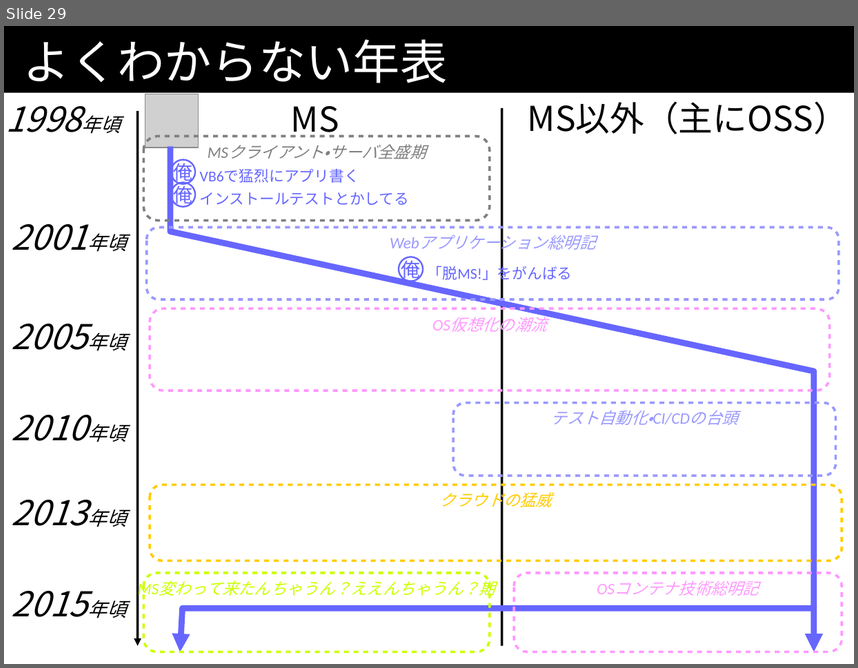
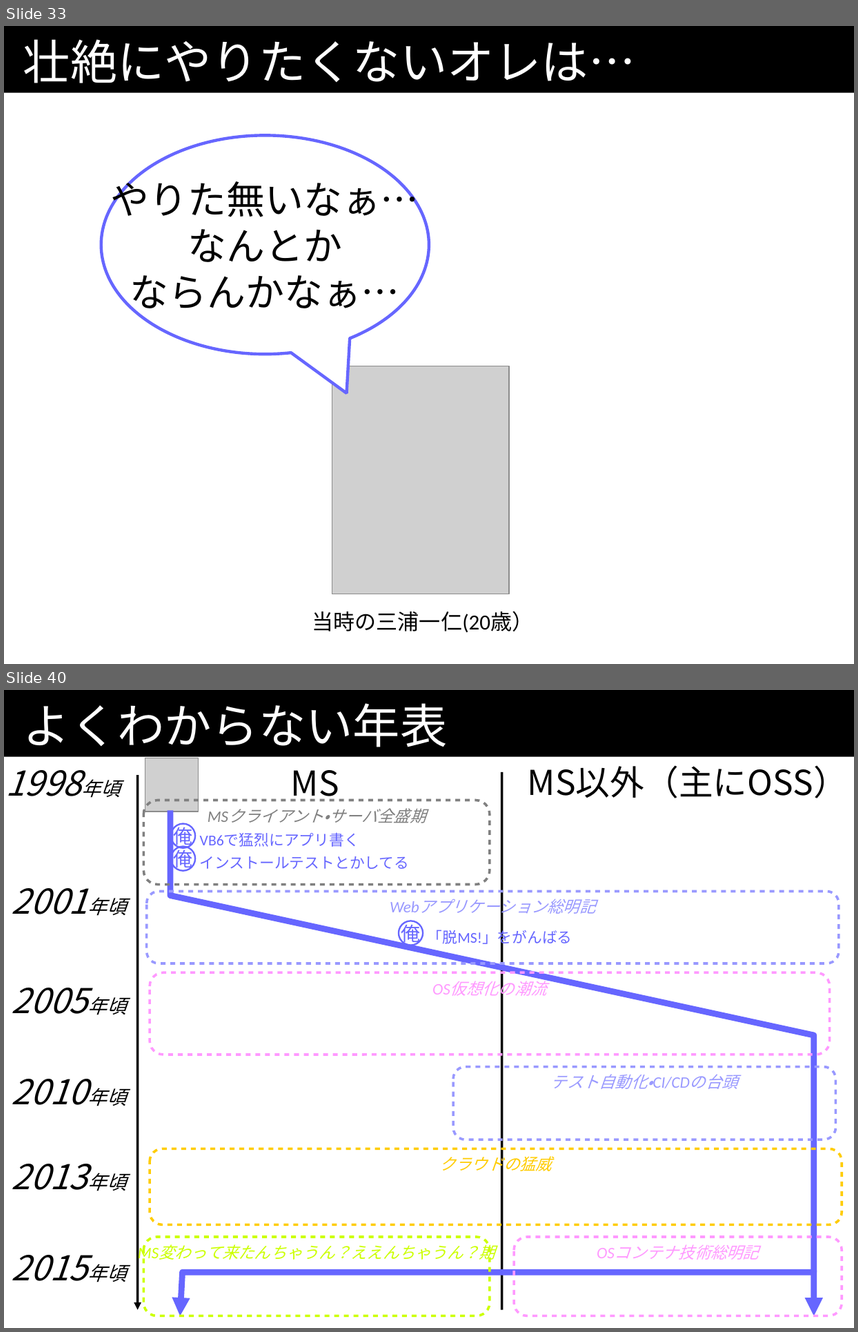
Before and after one commit to kazuhito-m/kazuhito-m.github.io, a slide deck: _drafts/comcamp2016.odp. Shown one above the other, each under a label of ours: slide 29 before the commit, slides 33 and 40 after it; the slides between them are not shown. The pictures are 858x668 and 858x1332 pixels, drawn with LibreOffice and Linux fonts; fonts in the diff are those of the drawing; grey boxes stand for pictures. Boxes give left, top, right and bottom in pixels: in the first picture for what was removed or moved away, otherwise in the second. Text is boxed around its words. In the diff, an @@ line names an element or a change of style, - is before the commit and + after.

```diff
--- a/_drafts/comcamp2016.odp
+++ b/_drafts/comcamp2016.odp
@@ slide 33 added at (4, 26, 854, 664), background #FFFFFF; not listed: 1 template element that a slide beside it also shows @@
@@ title added at (23, 39, 636, 83), 44 pt, text #FFFFFF @@
+壮絶にやりたくないオレは…
@@ speech bubble added at (101, 136, 429, 354), fill #FFFFFF, outline #6666FF 2.83 pt, 36 pt, text #000000 @@
+やりた無いなぁ…
+なんとか
+ならんかなぁ…
@@ picture added at (332, 366, 509, 595) @@
@@ text added at (312, 610, 534, 632), 20 pt, text #000000 @@
+当時の三浦一仁(20歳）
@@ what was slide 29 is now slide 40 @@
```
Also in this commit, not shown: 2 slides changed, 11 other slides added, 1 slide removed.
